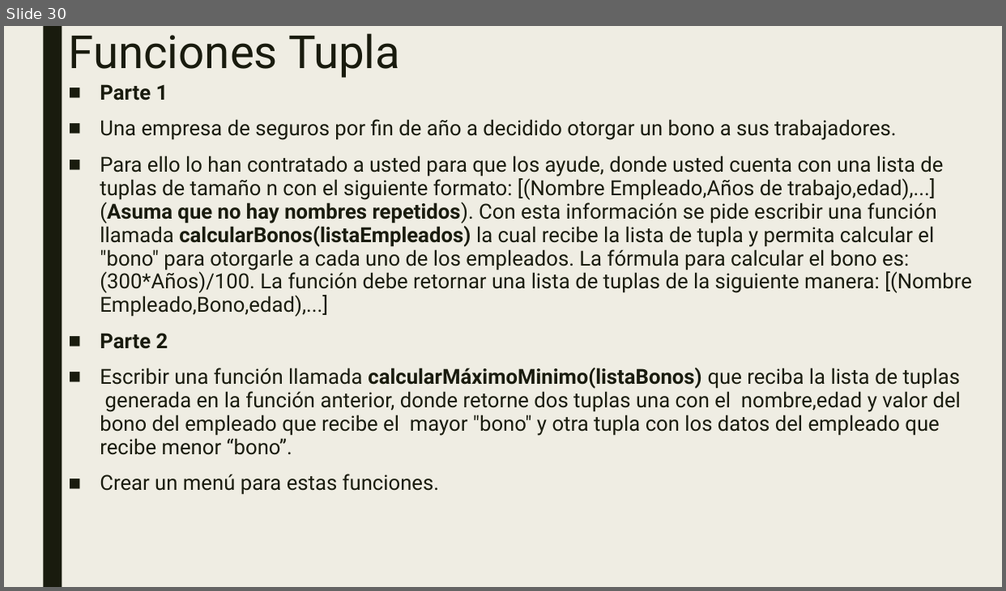
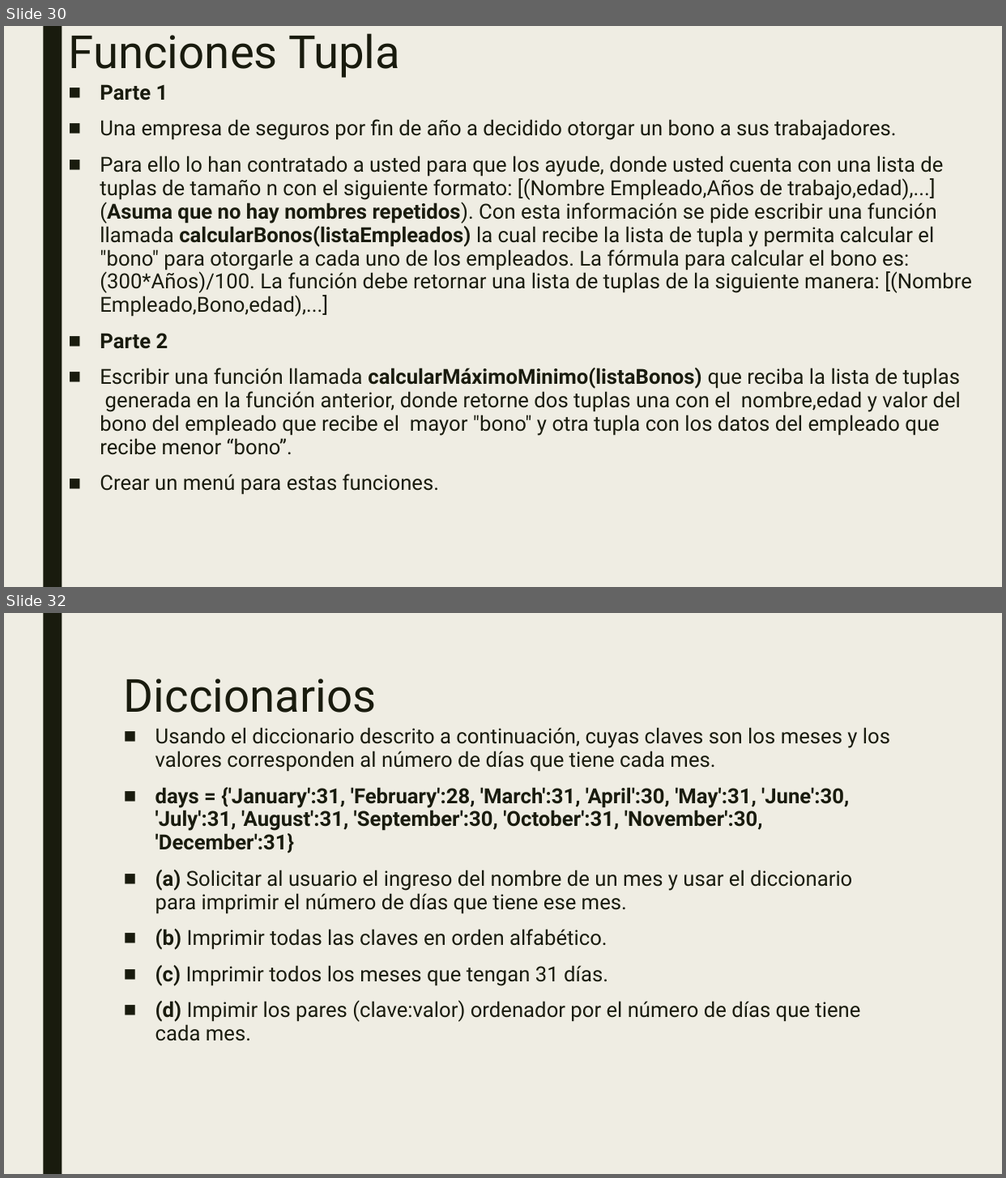
Before and after one commit to Scrainer/Ayudantias-F.Programacion, a slide deck: Ejercicios/Ejercicios.pptx. Shown one above the other, each under a label of ours: slide 30 before the commit, slides 30 and 32 after it; the slides between them are not shown. The pictures are 1006x591 and 1006x1178 pixels, drawn with LibreOffice and Linux fonts; fonts in the diff are those of the drawing. Boxes give left, top, right and bottom in pixels: in the first picture for what was removed or moved away, otherwise in the second. Text is boxed around its words. In the diff, an @@ line names an element or a change of style, - is before the commit and + after.

```diff
--- a/Ejercicios/Ejercicios.pptx
+++ b/Ejercicios/Ejercicios.pptx
@@ slide 32 added at [4,613,1002,1174], background #EFEDE3; not listed: 1 template element that a slide beside it also shows @@
@@ title added at [124,679,377,713], 44 pt, text #191B0E @@
+Diccionarios
@@ text added at [155,727,890,1041], 20 pt, text #191B0E @@
+■ Usando el diccionario descrito a continuación, cuyas claves son los meses y los valores corresponden al número de días que tiene cada mes.
+■ days = {'January':31, 'February':28, 'March':31, 'April':30, 'May':31, 'June':30, 'July':31, 'August':31, 'September':30, 'October':31, 'November':30, 'December':31}
+■ (a) Solicitar al usuario el ingreso del nombre de un mes y usar el diccionario para imprimir el número de días que tiene ese mes.
+■ (b) Imprimir todas las claves en orden alfabético.
+■ (c) Imprimir todos los meses que tengan 31 días.
+■ (d) Impimir los pares (clave:valor) ordenador por el número de días que tiene cada mes.
```
Also in this commit, not shown: 3 other slides added, 4 other files.
